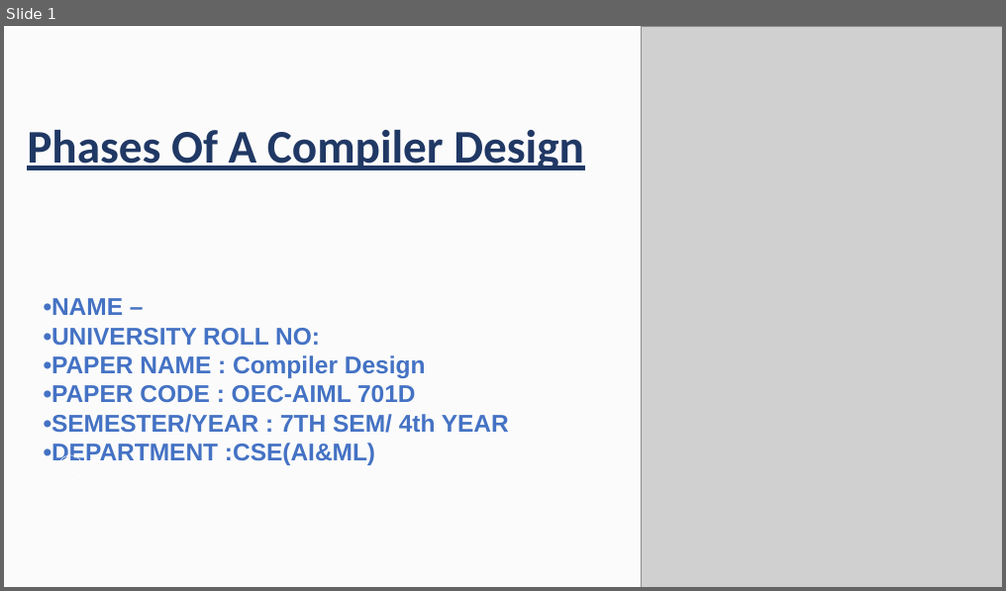
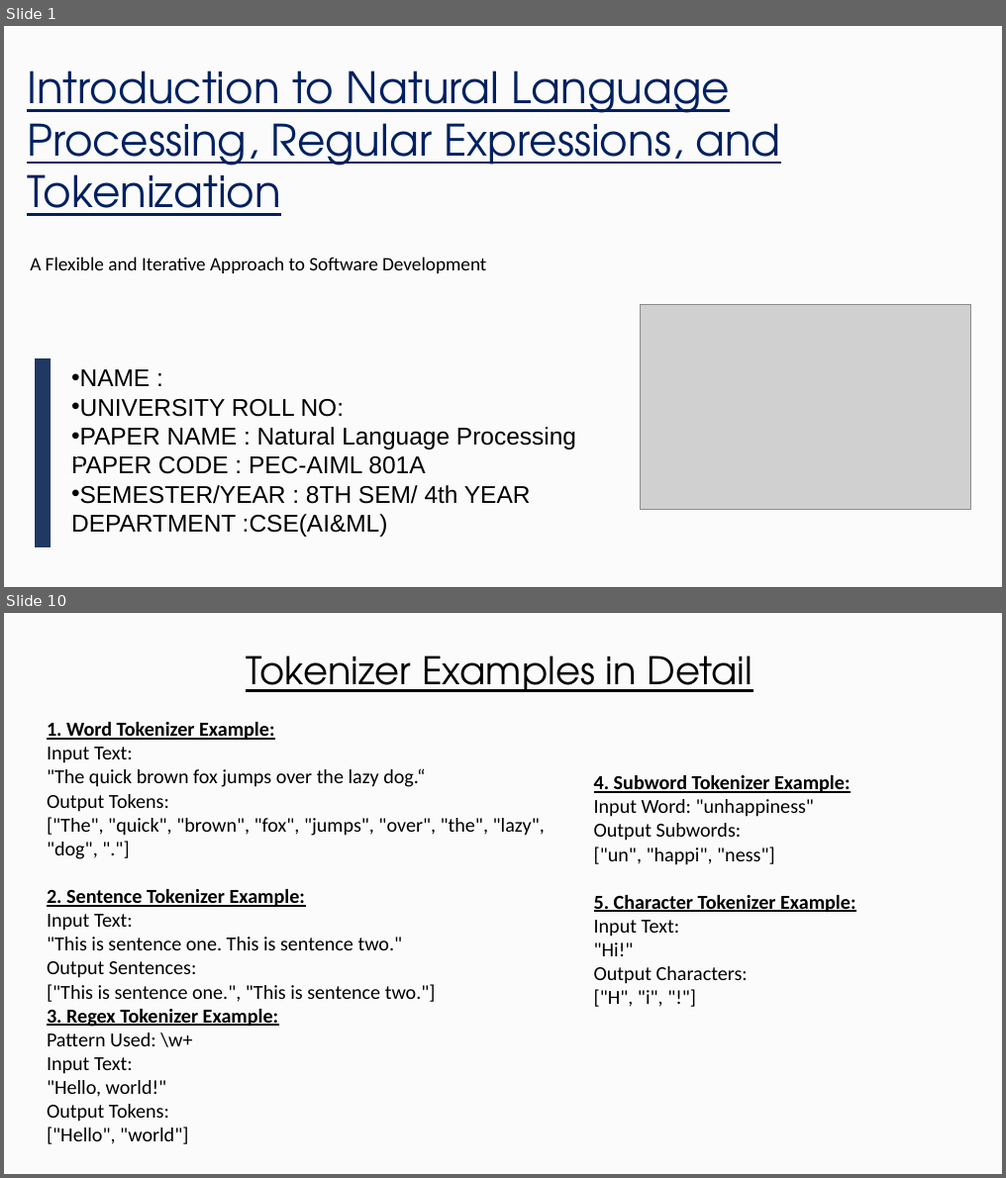
Before and after one commit to aditya2027krml/Undergraduate-CSE-AI-ML-Presentations-and-Reports-of-College, a slide deck: 4th Year/Presentations/34230821034.pptx. Shown one above the other, each under a label of ours: slide 1 before the commit, slides 1 and 10 after it; the slides between them are not shown. The pictures are 1006x591 and 1006x1178 pixels, drawn with LibreOffice and Linux fonts; fonts in the diff are those of the drawing; grey boxes stand for pictures; background and template pictures are left out. Boxes give left, top, right and bottom in pixels: in the first picture for what was removed or moved away, otherwise in the second. Text is boxed around its words. In the diff, an @@ line names an element or a change of style, - is before the commit and + after.

Commit message:
Add files via upload
Introduction to Natural Language Processing, Regular Expressions, and Tokenization

```diff
--- a/4th Year/Presentations/34230821034.pptx
+++ b/4th Year/Presentations/34230821034.pptx
@@ slide 10 added at <box>4,613,1002,1174</box>, background picture (left out) @@
@@ rectangle added at <box>4,613,1002,1173</box>, fill #FAFAFA at 75% opacity @@
@@ text added at <box>246,656,753,692</box>, 44 pt, text #000000, underline @@
+Tokenizer Examples in Detail
@@ text added at <box>47,722,545,1145</box>, 23 pt, text #000000 @@
+1. Word Tokenizer Example:
+Input Text:
+"The quick brown fox jumps over the lazy dog.“
+Output Tokens:
+["The", "quick", "brown", "fox", "jumps", "over", "the", "lazy", "dog", "."]
+2. Sentence Tokenizer Example:
+Input Text:
+"This is sentence one. This is sentence two."
+Output Sentences:
+["This is sentence one.", "This is sentence two."]
+3. Regex Tokenizer Example:
+Pattern Used: \w+
+Input Text:
+"Hello, world!"
+Output Tokens:
+["Hello", "world"]
@@ text added at <box>594,775,855,1007</box>, 23 pt, text #000000 @@
+4. Subword Tokenizer Example:
+Input Word: "unhappiness"
+Output Subwords:
+["un", "happi", "ness"]
+5. Character Tokenizer Example:
+Input Text:
+"Hi!"
+Output Characters:
+["H", "i", "!"]
@@ slide 1 changed as well @@
@@ picture removed at <box>641,26,1002,587</box> @@
@@ text at <box>27,71,781,216</box>: text changed; size 54 to 50 pt; font Calibri to TeX Gyre Adventor; text colour #203864 to #002060; bold off @@
-Phases Of A Compiler Design
+Introduction to Natural Language Processing, Regular Expressions, and Tokenization
@@ text added at <box>30,257,486,274</box>, 22 pt, text #000000 @@
+A Flexible and Iterative Approach to Software Development
@@ picture added at <box>640,305,970,509</box> @@
@@ freeform shape added at <box>35,359,51,548</box>, fill #203864 @@
@@ text at <box>71,370,576,537</box>: text changed; text colour #4472C4 to #000000; bold off @@
-•NAME –
-•UNIVERSITY ROLL NO:
-•PAPER NAME : Compiler Design
-•PAPER CODE : OEC-AIML 701D
-•SEMESTER/YEAR : 7TH SEM/ 4th YEAR •DEPARTMENT :CSE(AI&ML)
+• NAME :
+• UNIVERSITY ROLL NO:
+• PAPER NAME : Natural Language Processing PAPER CODE : PEC-AIML 801A
+• SEMESTER/YEAR : 8TH SEM/ 4th YEAR DEPARTMENT :CSE(AI&ML)
```
Also in this commit, not shown: 1 other slide changed, 8 other slides added, 9 slides removed.
